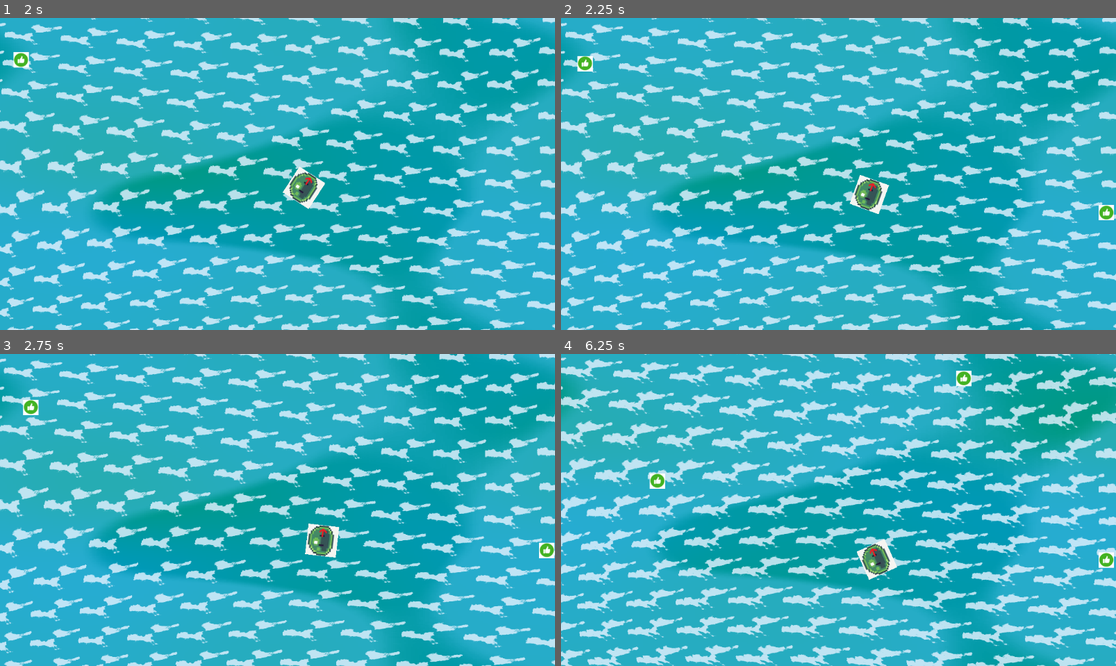
Above: before the commit, frames 1-4 (two rows, left to right).
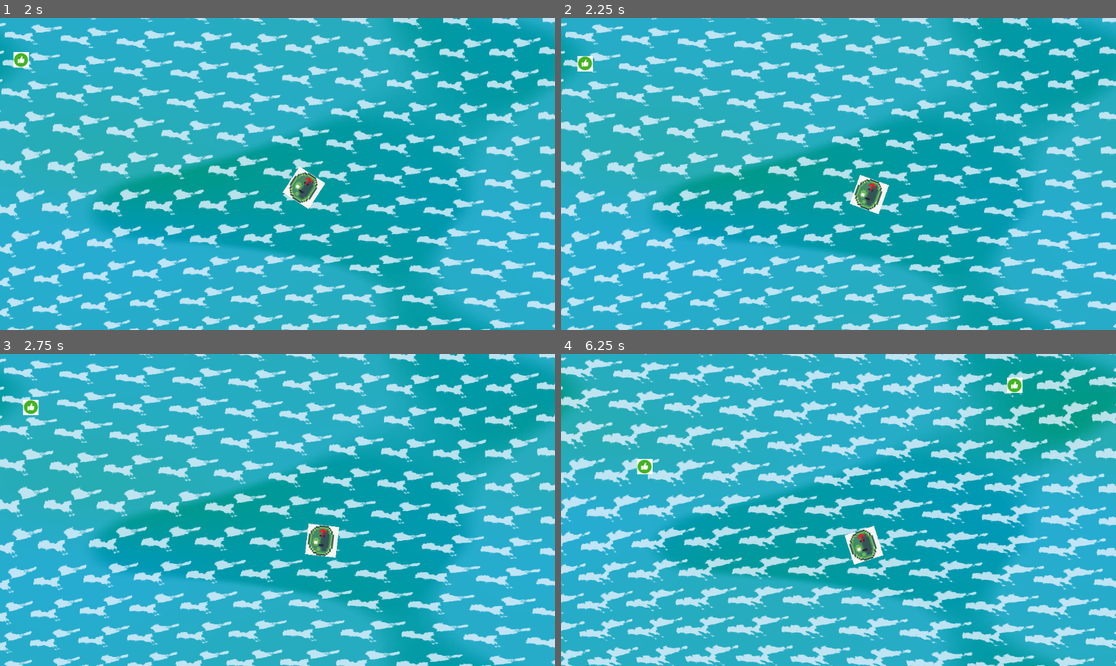
Above: after the commit, the same moments.

Repository: Of-Machines-and-Men/flotscum
Game: Godot game, scene res://scenes/levels/game_world.tscn
Same seed, same stepped clock (60 frames per second), same inputs: the game is played once before the commit and once after it.
Inputs (mouse positions are in pixels of both pictures, inside the frame that each line leads up to):
- Up to frame 1 (2 s): move the mouse to (399, 158) at 0.52 s; hold D (moveright) 0.53-1.28 s; move the mouse to (166, 189) at 1.27 s; hold S (movedown) from 1.28 s (still down)
- Up to frame 2 (2.25 s): move the mouse to (894, 105) at 2.02 s; release S (movedown) at 2.03 s; hold D (moveright) from 2.03 s (still down)
- Up to frame 3 (2.75 s): keep holding D (moveright)
- Up to frame 4 (6.25 s): move the mouse to (810, 572) at 2.77 s; release D (moveright) at 2.78 s; hold W (moveup) 2.78-3.53 s; move the mouse to (1005, 556) at 3.52 s; hold A (moveleft) 3.53-5.03 s; move the mouse to (672, 463) at 4.27 s; move the mouse to (866, 510) at 5.02 s; hold S (movedown) 5.03-5.78 s; move the mouse to (755, 432) at 5.77 s; hold D (moveright) from 5.78 s (still down)

Frame 1 is identical in both runs. In frame 2, 0.1% of the frame differs, in the area x 96-100%, y 59-65%; in frame 3, 0.1%; in frame 4, 1.6%, in the area x 13-100%, y 5-73%.

Commit message:
replace old player node with newer player entity

Diff:
--- a/scenes/characters/player/player_character.tscn
+++ /dev/null
@@ -1,21 +0,0 @@
-[gd_scene format=3 uid="uid://ol8irxl6lelf"]
-
-[ext_resource type="Script" uid="uid://cyknq0qlcsd7s" path="res://scripts/playercharacter/movement.gd" id="1_s0dnl"]
-
-[sub_resource type="CapsuleShape2D" id="CapsuleShape2D_5508y"]
-radius = 128.0
-height = 256.0
-
-[sub_resource type="CapsuleMesh" id="CapsuleMesh_s0dnl"]
-
-[node name="RigidBody2D" type="RigidBody2D" unique_id=986975261]
-gravity_scale = 0.0
-linear_damp = 2.5
-angular_damp = 2.5
-script = ExtResource("1_s0dnl")
-
-[node name="CollisionShape2D" type="CollisionShape2D" parent="." unique_id=497899030]
-shape = SubResource("CapsuleShape2D_5508y")
-
-[node name="MeshInstance2D" type="MeshInstance2D" parent="." unique_id=1505697487]
-mesh = SubResource("CapsuleMesh_s0dnl")
--- a/scenes/entities/player/player.tscn
+++ b/scenes/entities/player/player.tscn
@@ -30,3 +30,9 @@
 
 [node name="ImpactCollider" type="CollisionShape2D" parent="ImpactZone" unique_id=65333504]
 shape = SubResource("CircleShape2D_635qg")
+
+[node name="Camera2D" type="Camera2D" parent="." unique_id=1279723923]
+process_callback = 0
+position_smoothing_enabled = true
+drag_horizontal_enabled = true
+drag_vertical_enabled = true
--- a/scenes/levels/game_world.tscn
+++ b/scenes/levels/game_world.tscn
@@ -1,7 +1,6 @@
 [gd_scene format=3 uid="uid://bu0l7lx6otexd"]
 
 [ext_resource type="Shader" uid="uid://bi28g0yfik0rs" path="res://shaders/ocean.gdshader" id="1_7y55x"]
-[ext_resource type="Script" uid="uid://ouijb0pf6arq" path="res://scripts/playercharacter/camera.gd" id="2_75bvq"]
 [ext_resource type="Script" uid="uid://8u3ts410dhvl" path="res://scenes/levels/ocean_background.gd" id="2_hyc8p"]
 [ext_resource type="Script" uid="uid://c8mpy6wdtltu7" path="res://scenes/entities/spawners/spawner.gd" id="2_w0s2s"]
 [ext_resource type="PackedScene" uid="uid://fegfnwhatpdg" path="res://scenes/entities/collectible/structural/StructuralCollectible.tscn" id="3_4r7d4"]
@@ -76,10 +75,6 @@
 
 [node name="Game World" type="Node2D" unique_id=1526779244]
 
-[node name="Camera2D" type="Camera2D" parent="." unique_id=1591346675]
-script = ExtResource("2_75bvq")
-target = NodePath("../RigidBody2D")
-
 [node name="Entities" type="Node2D" parent="." unique_id=2140729309]
 
 [node name="Spawner" type="Node" parent="." unique_id=8477893]
